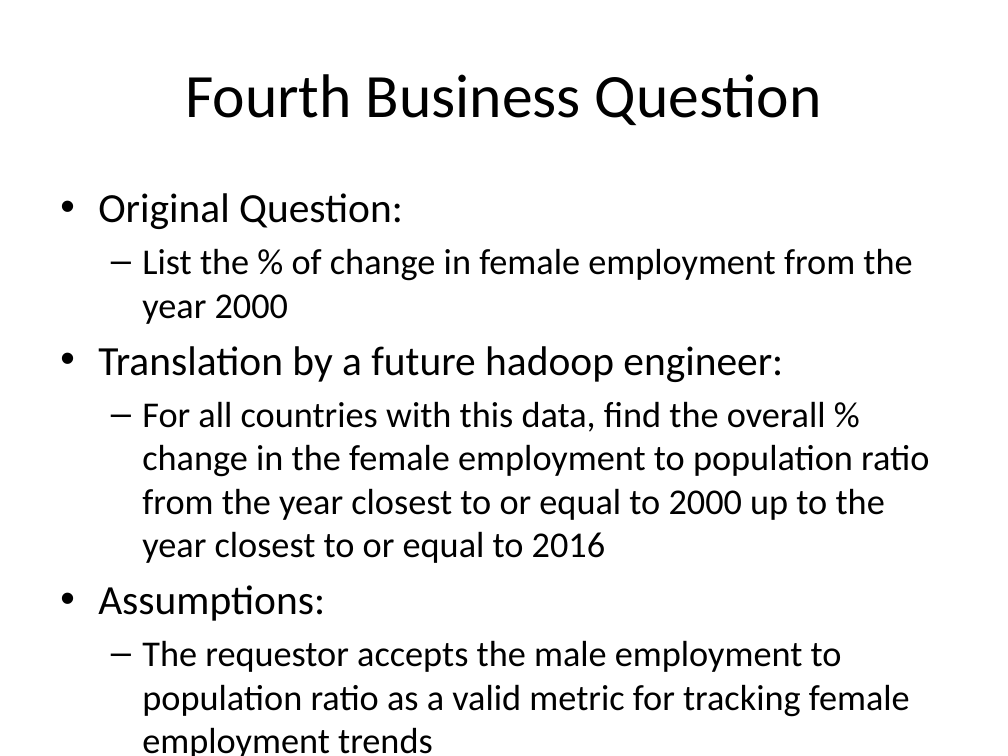
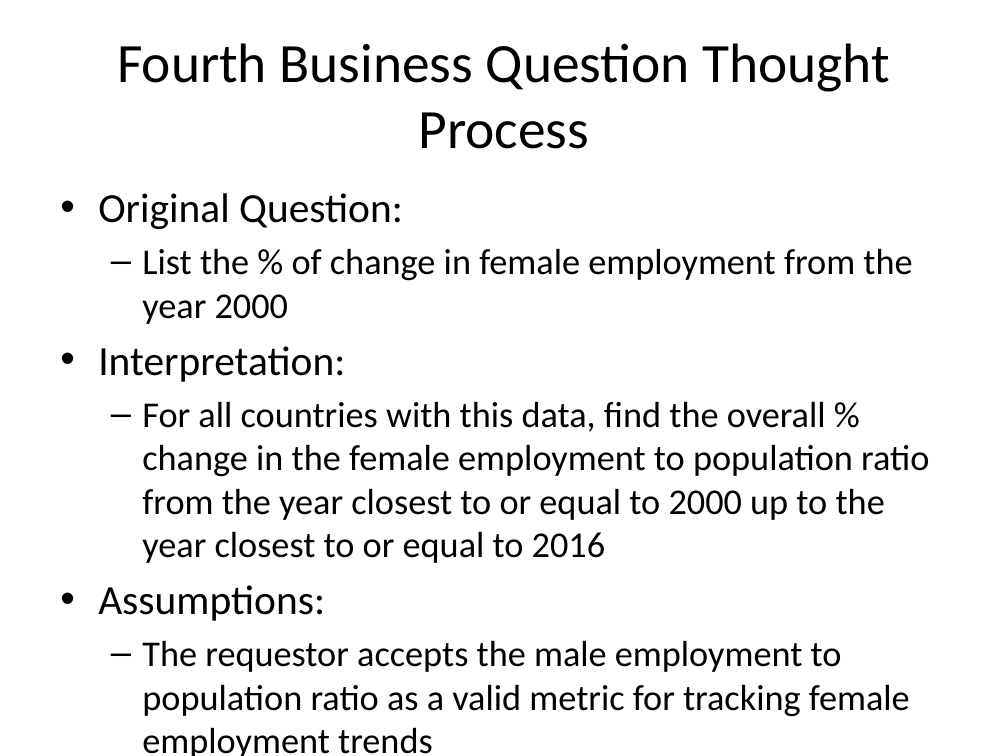
Before and after one commit to Dec-17-Big-Data/project1-bkeeper94, a slide deck: slide 17 of Project1-Presentation-Ben-Keeper.pptx. Drawn at 1008x756 pixels with LibreOffice and Linux fonts; fonts in the diff are those of the drawing. Boxes give left, top, right and bottom in pixels: in the first picture for what was removed or moved away, otherwise in the second. Text is boxed around its words. In the diff, an @@ line names an element or a change of style, - is before the commit and + after.

```diff
--- a/Project1-Presentation-Ben-Keeper.pptx
+++ b/Project1-Presentation-Ben-Keeper.pptx
@@ title at [117,43,890,149]: text changed; size 44 to 39.6 pt @@
-Fourth Business Question
+Fourth Business Question Thought Process
@@ text at [98,346,345,382]: text changed @@
-• Translation by a future hadoop engineer:
+• Interpretation:
```
Also in this commit, not shown: 11 other slides changed, 2 other files.
